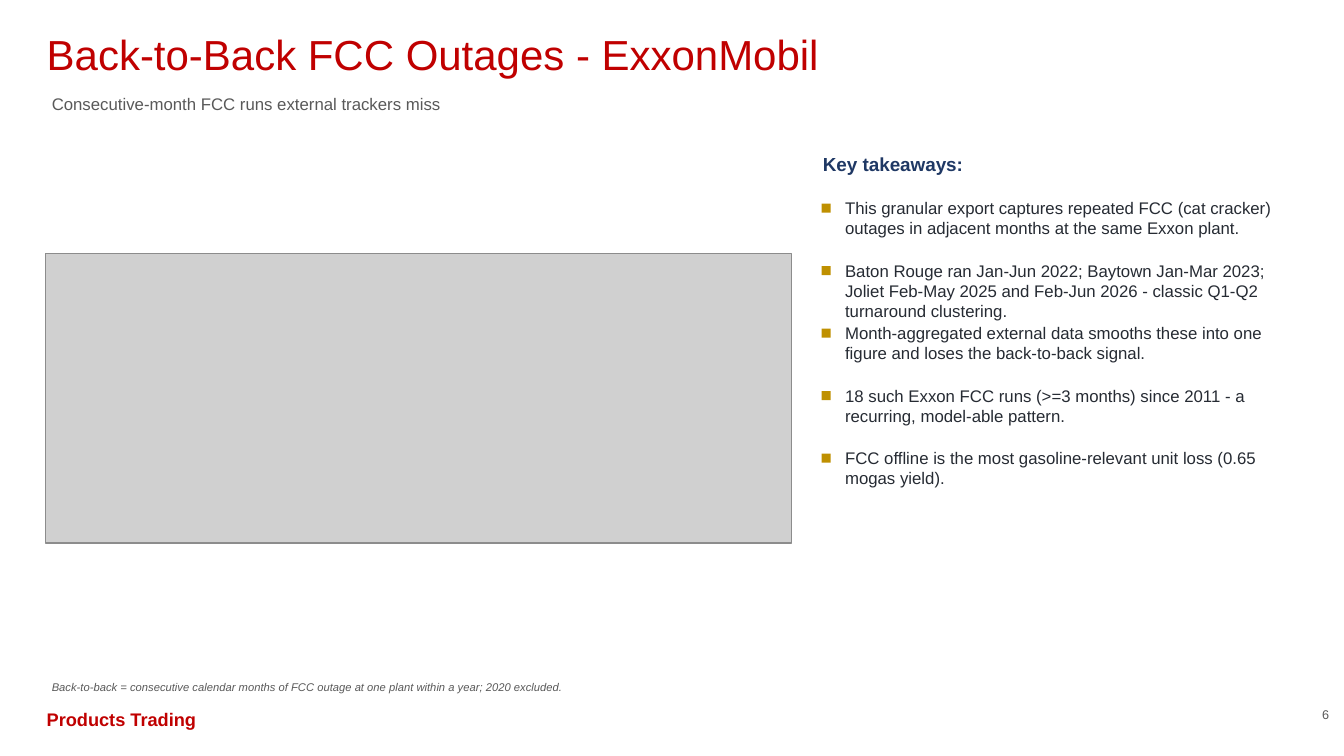
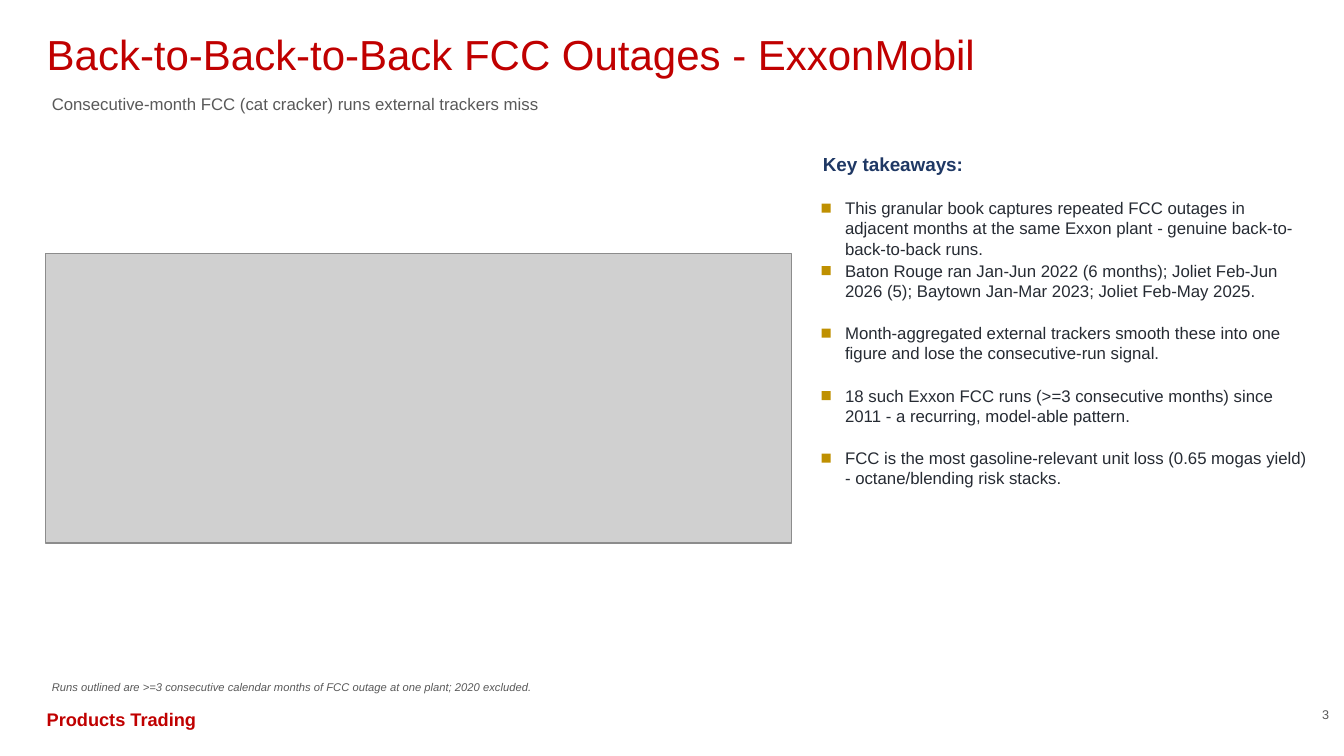
Before and after one commit to HoldenCole/Outages-script, a slide deck: slide 4 of output/outage_deck.pptx (slide 7 before the commit). Drawn at 1344x756 pixels with LibreOffice and Linux fonts; fonts in the diff are those of the drawing; grey boxes stand for pictures. Boxes give left, top, right and bottom in pixels: in the first picture for what was removed or moved away, otherwise in the second. Text is boxed around its words. In the diff, an @@ line names an element or a change of style, - is before the commit and + after.

```diff
--- a/output/outage_deck.pptx
+++ b/output/outage_deck.pptx
@@ text at box(47, 39, 975, 78): text changed @@
-Back-to-Back FCC Outages - ExxonMobil
+Back-to-Back-to-Back FCC Outages - ExxonMobil
@@ text at box(52, 98, 538, 114): text changed @@
-Consecutive-month FCC runs external trackers miss
+Consecutive-month FCC (cat cracker) runs external trackers miss
@@ text at box(845, 202, 1293, 255): text changed @@
-This granular export captures repeated FCC (cat cracker) outages in adjacent months at the same Exxon plant.
+This granular book captures repeated FCC outages in adjacent months at the same Exxon plant - genuine back-to-back-to-back runs.
@@ text at box(845, 265, 1278, 301): text changed @@
-Baton Rouge ran Jan-Jun 2022; Baytown Jan-Mar 2023; Joliet Feb-May 2025 and Feb-Jun 2026 - classic Q1-Q2 turnaround clustering.
+Baton Rouge ran Jan-Jun 2022 (6 months); Joliet Feb-Jun 2026 (5); Baytown Jan-Mar 2023; Joliet Feb-May 2025.
@@ text at box(845, 327, 1280, 363): text changed @@
-Month-aggregated external data smooths these into one figure and loses the back-to-back signal.
+Month-aggregated external trackers smooth these into one figure and lose the consecutive-run signal.
@@ text at box(845, 390, 1273, 426): text changed @@
-18 such Exxon FCC runs (>=3 months) since 2011 - a recurring, model-able pattern.
+18 such Exxon FCC runs (>=3 consecutive months) since 2011 - a recurring, model-able pattern.
@@ text at box(845, 452, 1306, 488): text changed @@
-FCC offline is the most gasoline-relevant unit loss (0.65 mogas yield).
+FCC is the most gasoline-relevant unit loss (0.65 mogas yield) - octane/blending risk stacks.
@@ text at box(52, 683, 531, 694): text changed @@
-Back-to-back = consecutive calendar months of FCC outage at one plant within a year; 2020 excluded.
+Runs outlined are >=3 consecutive calendar months of FCC outage at one plant; 2020 excluded.
@@ text at box(1322, 710, 1329, 719): text changed @@
-6
+3
```
Also in this commit, not shown: 2 other slides changed, 8 slides added, 10 slides removed, 4 other files.
